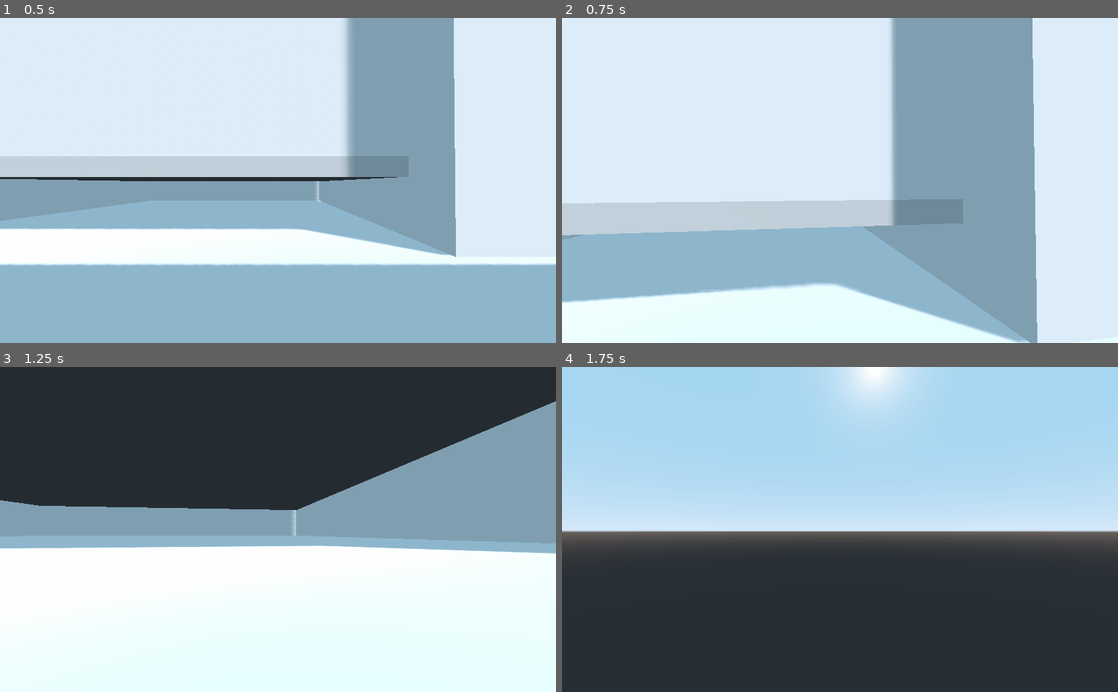
Above: before the commit, frames 1-4 (two rows, left to right).
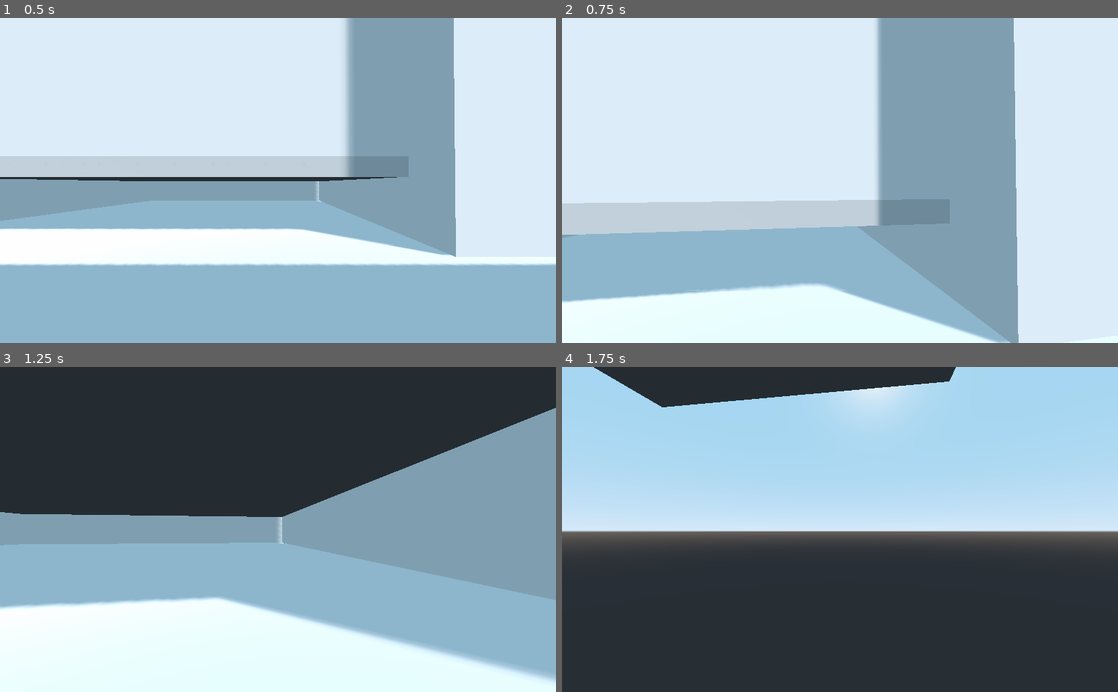
Above: after the commit, the same moments.

Repository: Woflje/DZC20
Game: Godot game, scene res://scenes/Main.tscn
Same seed, same stepped clock (60 frames per second), same inputs: the game is played once before the commit and once after it.
Inputs (mouse positions are in pixels of both pictures, inside the frame that each line leads up to):
- Up to frame 1 (0.5 s): no input
- Up to frame 2 (0.75 s): move the mouse to (867, 180) at 0.52 s; hold W (move_forward) from 0.53 s (still down); tap Space (jump) at 0.6 s
- Up to frame 3 (1.25 s): keep holding W (move_forward); tap Space (jump) at 0.77, 1.07 s
- Up to frame 4 (1.75 s): keep holding W (move_forward); move the mouse to (812, 529) at 1.27 s; tap Space (jump) at 1.35, 1.52 s

Frame 1 is identical in both runs. In frame 2, 6.9% of the frame differs, in the area x 0-86%, y 0-100%; in frame 3, 29%, in the area x 0-100%, y 10-98%; in frame 4, 5.2%.

Commit message:
Added comments and made forward relative

Diff:
--- a/scenes/Player.gd
+++ b/scenes/Player.gd
@@ -1,30 +1,38 @@
 extends KinematicBody
 
+# STATIC VARIABLES
 # How fast the player moves in meters per second.
-export var speed = 14
+export var speed: float = 14
 # The downward acceleration when in the air, in meters per second squared.
-export var fall_acceleration = 75
-export var jump_impulse = 20
+export var fall_acceleration: float = 75
 
-# cam look
+export var jump_impulse: float = 20
+# there is no max fall speed at this point in time
+
+# Camara variables look
 var minLookAngle : float = -90.0
 var maxLookAngle : float = 90.0
-var lookSensitivity : float = 10.0
-var mouseDelta : Vector2 = Vector2()
+export var lookSensitivity : float = 10.0
 onready var camera : Camera = get_node("Camera")
 
+# Global variables
+var mouseDelta : Vector2 = Vector2()
 var velocity = Vector3.ZERO
 
 func _ready():
+	#Disable the mouse for propper FPS controlls
 	Input.set_mouse_mode(Input.MOUSE_MODE_CAPTURED)
 
 func _input(event):
 	if Input.is_action_pressed("ui_cancel"):
-		get_tree().quit()
+		get_tree().quit() # quit the game with a single key press
 	if event is InputEventMouseMotion:
 		mouseDelta = event.relative
 
 func _physics_process(delta):
+	# The player movement is done by creating a vector, storing the direction the keys are pressed, and normalizing its direction.
+	# Two oposite keys cancel each other and going sideways only generates a single velocity.
+
 	var direction = Vector3.ZERO
 
 	if Input.is_action_pressed("move_right"):
@@ -35,24 +43,29 @@
 		direction.z += 1
 	if Input.is_action_pressed("move_forward"):
 		direction.z -= 1
-	if is_on_floor() and Input.is_action_just_pressed("jump"):
+	if Input.is_action_just_pressed("jump") and is_on_floor():
 		velocity.y += jump_impulse
 
 	if direction != Vector3.ZERO:
 		direction = direction.normalized()
 		$Pivot.look_at(translation + direction, Vector3.UP)
 
+	# Direction is replacement this gives direct stoping
+	# jumping is addative to keep momentum
 	velocity.x = direction.x * speed
 	velocity.z = direction.z * speed
 	velocity.y -= fall_acceleration * delta
+	# Rotate the axis so that forward is relative to the look direaction
+	velocity = velocity.rotated(Vector3(0, 1, 0), camera.rotation.y)
+	#No clue what this bottom line does.
 	velocity = move_and_slide(velocity, Vector3.UP)
 
 func _process(delta):
-	# rotate the camera along the x axis
+	camera.rotation_degrees.y -= mouseDelta.x * lookSensitivity * delta
 	camera.rotation_degrees.x -= mouseDelta.y * lookSensitivity * delta
 	# clamp camera x rotation axis
+	# This prevents the camara moving to, (aka over the head or under the foot of the player
 	camera.rotation_degrees.x = clamp(camera.rotation_degrees.x, minLookAngle, maxLookAngle)
-	# rotate the player along their y-axis
-	rotation_degrees.y -= mouseDelta.x * lookSensitivity * delta
-	# reset the mouseDelta vector
+
+	# reset the mouseDelta vector, so that next frame delta isn't mudied by previous delta
 	mouseDelta = Vector2()
--- a/scenes/Player.tscn
+++ b/scenes/Player.tscn
@@ -1,7 +1,7 @@
 [gd_scene load_steps=4 format=2]
 
 [ext_resource path="res://assets/Models/Entities/Player/player.glb" type="PackedScene" id=1]
-[ext_resource path="res://Scenes/Player.gd" type="Script" id=2]
+[ext_resource path="res://scenes/Player.gd" type="Script" id=2]
 
 [sub_resource type="SphereShape" id=1]
 
